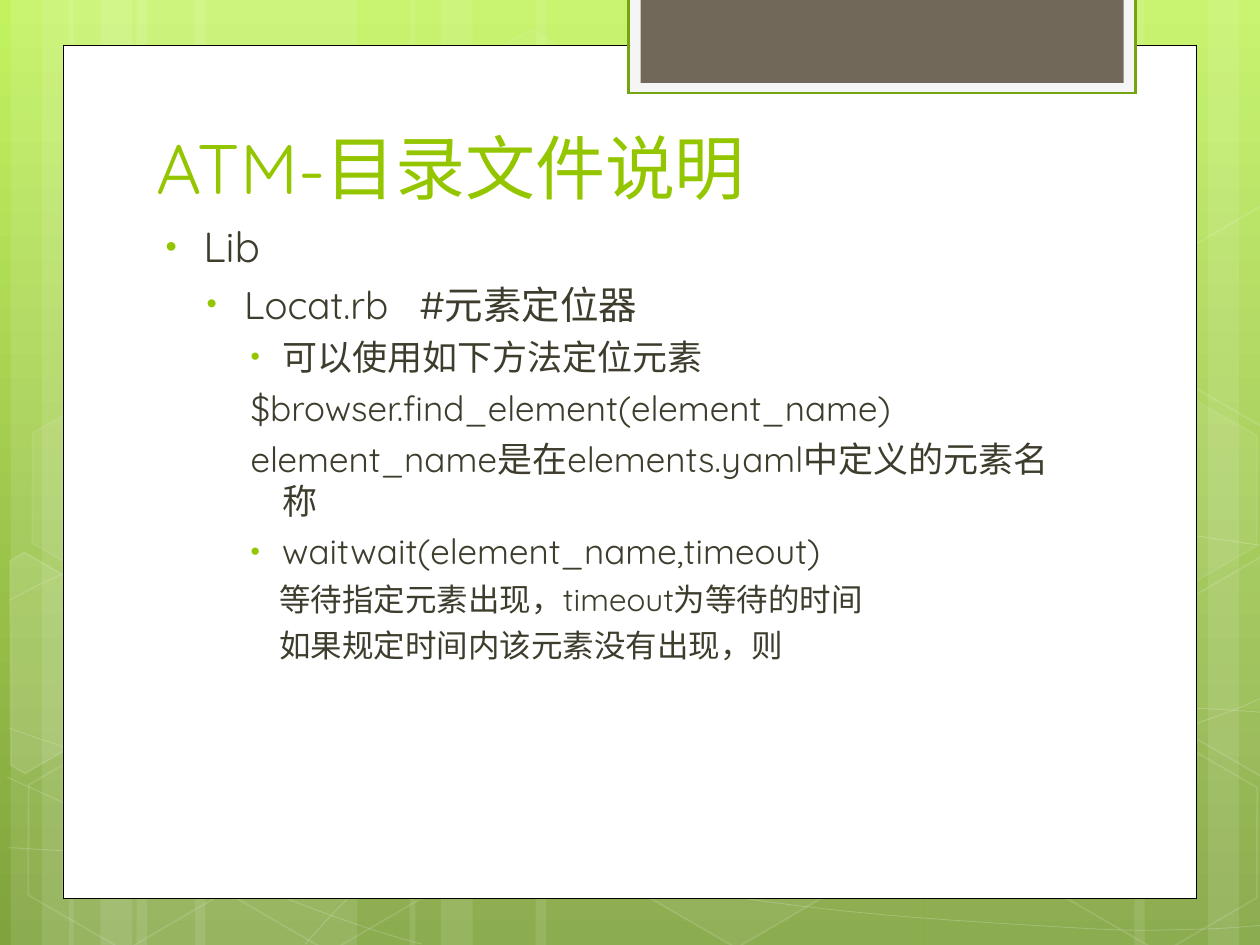
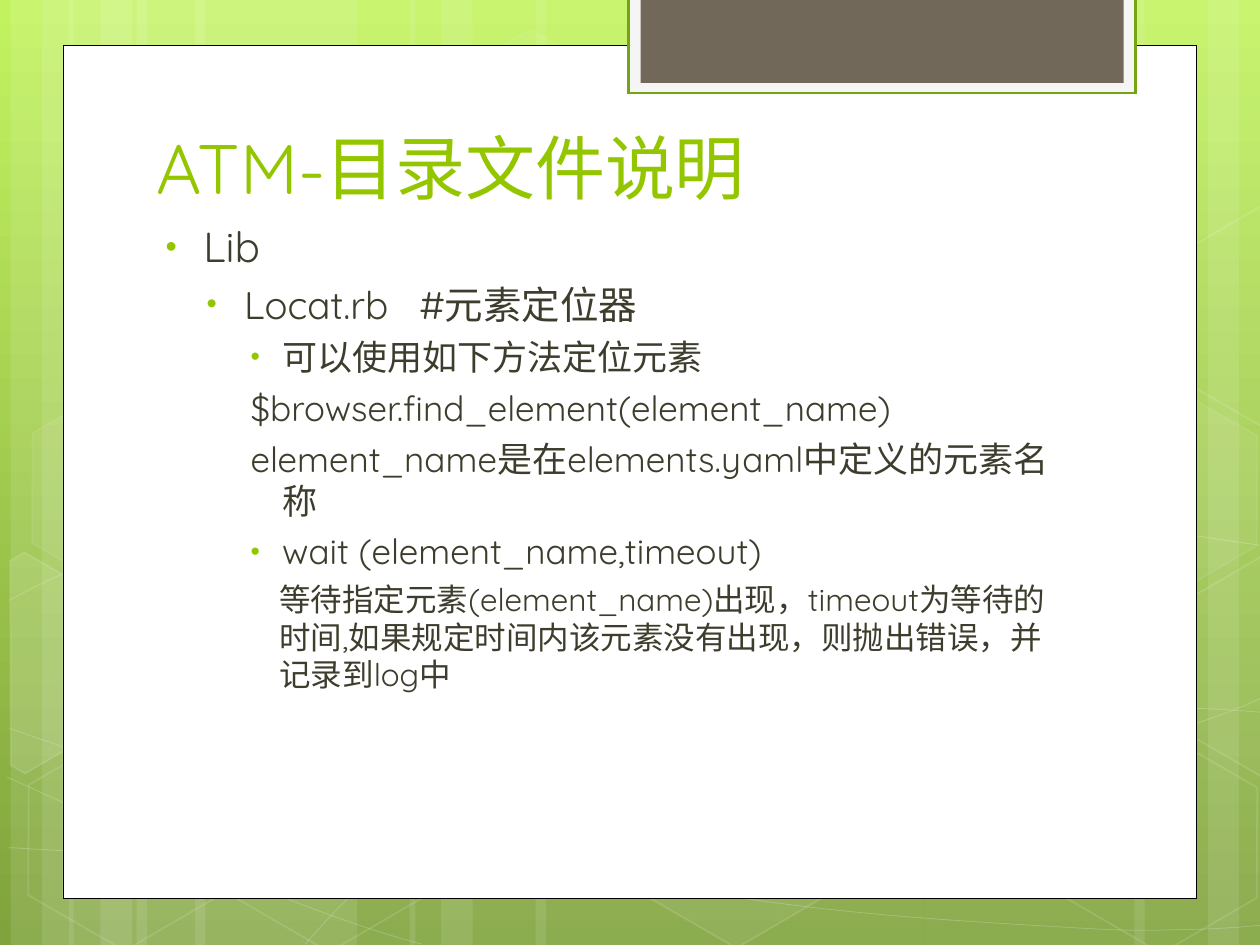
Before and after one commit to Shartul/framework-watir-webdriver, a slide deck: slide 10 of AutoTest/doc/ATM.ppt. Drawn at 1260x945 pixels with LibreOffice and Linux fonts; fonts in the diff are those of the drawing. Boxes give left, top, right and bottom in pixels: in the first picture for what was removed or moved away, otherwise in the second. Text is boxed around its words. In the diff, an @@ line names an element or a change of style, - is before the commit and + after.

```diff
--- a/AutoTest/doc/ATM.ppt
+++ b/AutoTest/doc/ATM.ppt
@@ text at [279, 538, 1045, 693]: text changed @@
-    • waitwait(element_name,timeout)
-      等待指定元素出现，timeout为等待的时间
-      如果规定时间内该元素没有出现，则
+    • wait (element_name,timeout)
+      等待指定元素(element_name)出现，timeout为等待的时间,如果规定时间内该元素没有出现，则抛出错误，并记录到log中
```
Also in this commit, not shown: 2 other slides changed, 1 slide added, 1 slide removed.
